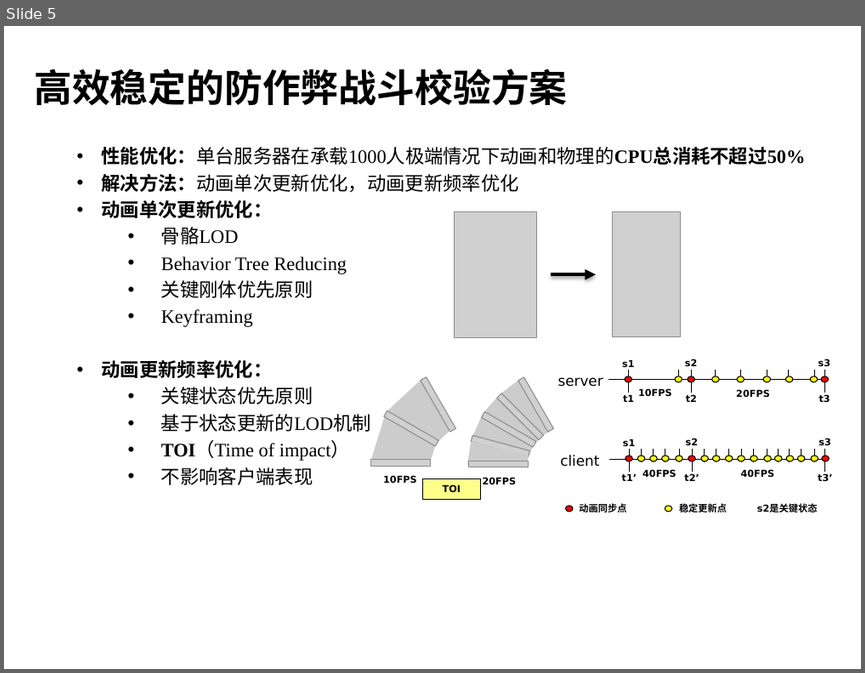
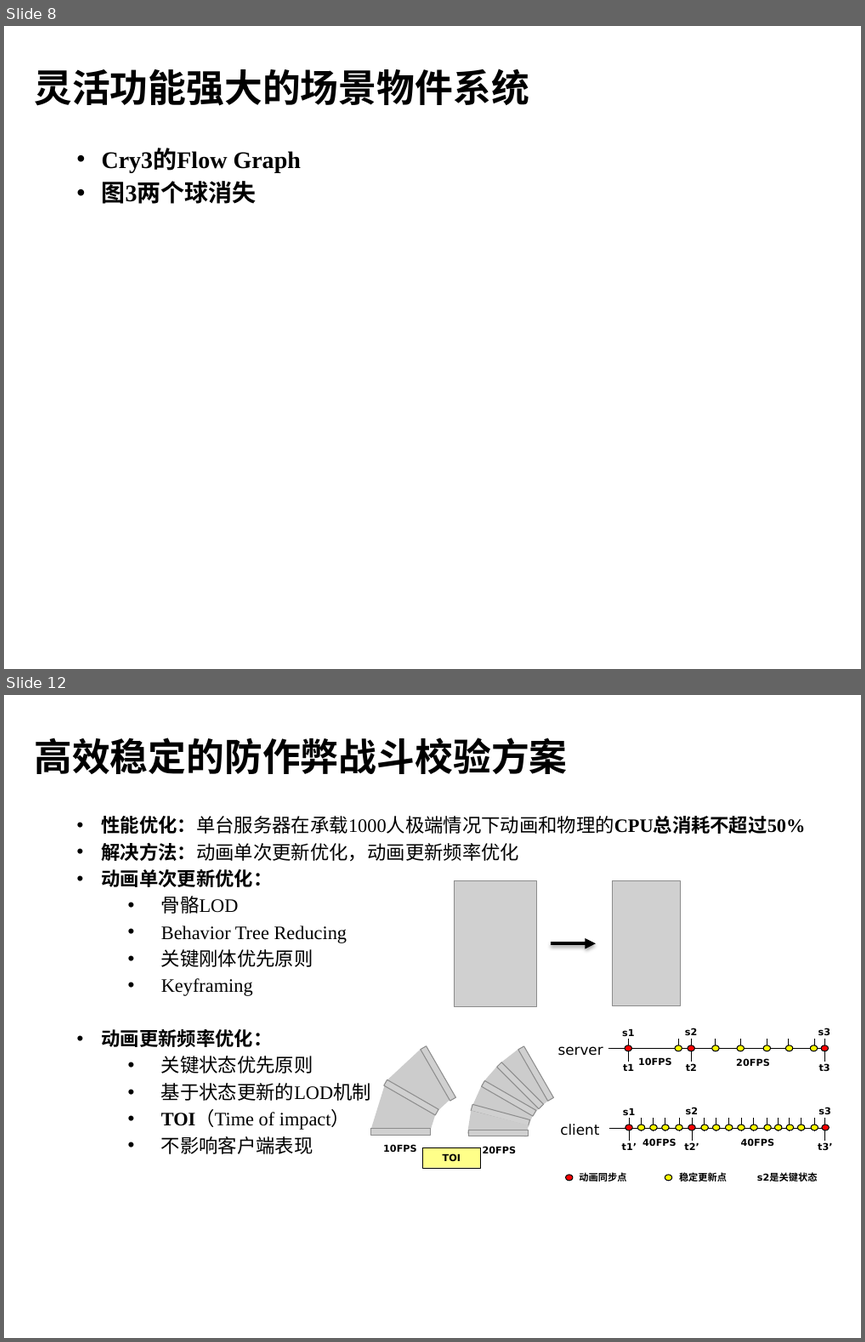
Before and after one commit to henryfung01/StreetFighter, a slide deck: Doc/whitebai.pptx. Shown one above the other, each under a label of ours: slide 5 before the commit, slides 8 and 12 after it; the slides between them are not shown. The pictures are 865x673 and 865x1342 pixels, drawn with LibreOffice and Linux fonts; fonts in the diff are those of the drawing; grey boxes stand for pictures; background and template pictures are left out. Boxes give left, top, right and bottom in pixels: in the first picture for what was removed or moved away, otherwise in the second. Text is boxed around its words. In the diff, an @@ line names an element or a change of style, - is before the commit and + after.

```diff
--- a/Doc/whitebai.pptx
+++ b/Doc/whitebai.pptx
@@ slide 8 added at [4, 26, 861, 669], background picture (left out) @@
@@ title added at [34, 68, 529, 106], 32 pt, text #000000, bold @@
+灵活功能强大的场景物件系统
@@ text added at [102, 150, 301, 204], 20 pt, text #000000, bold @@
+• Cry3的Flow Graph
+• 图3两个球消失
@@ what was slide 5 is now slide 12 @@
```
Also in this commit, not shown: 2 slides changed, 8 other slides added, 2 slides removed, 2 other files.
